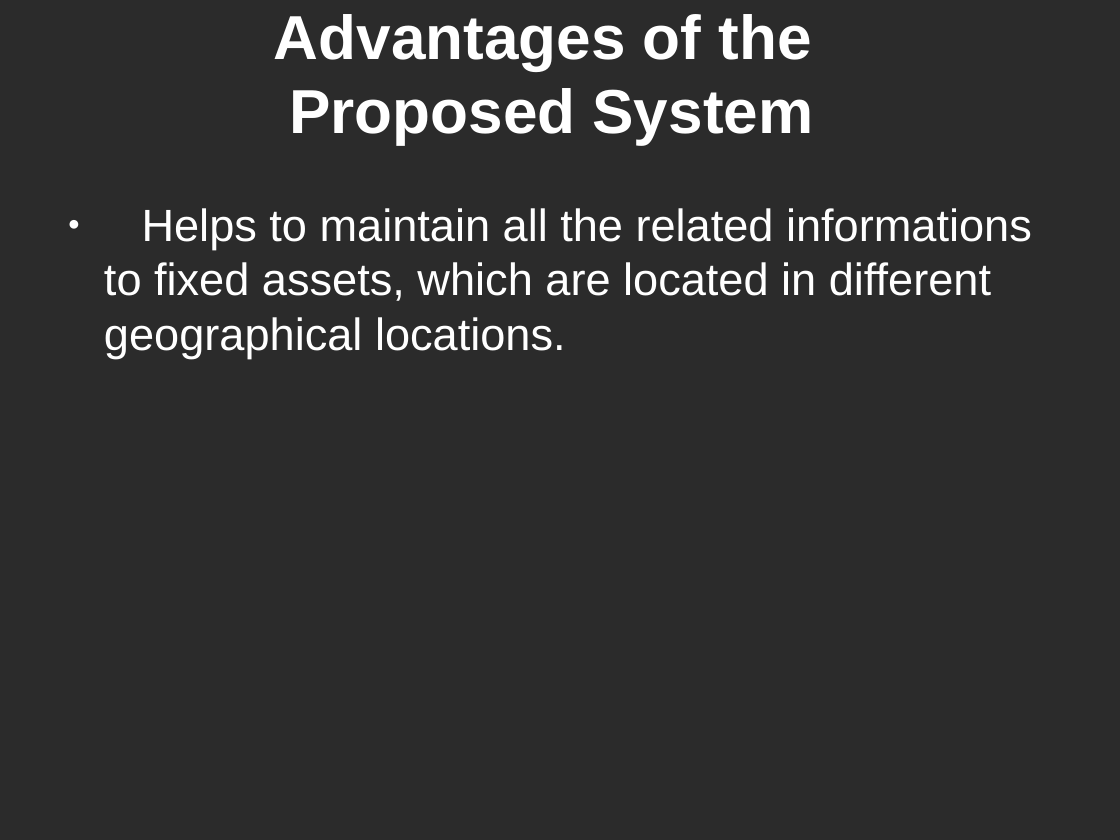
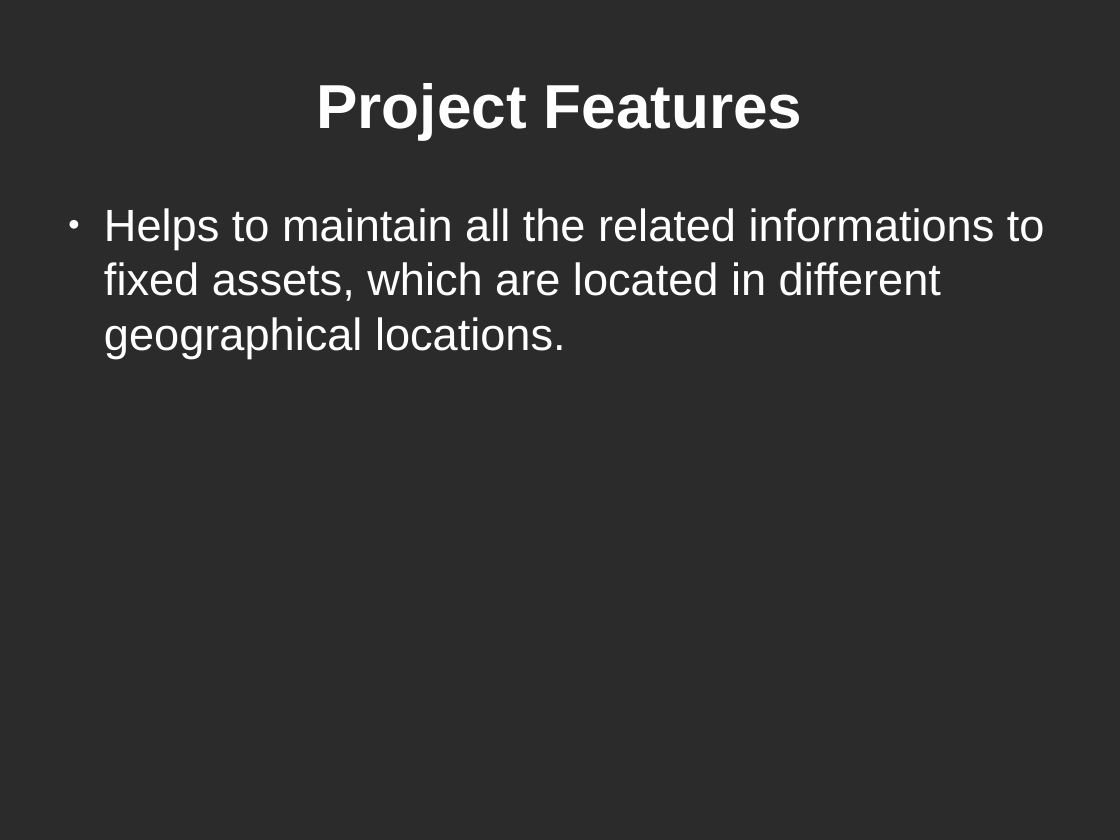
Before and after one commit to kind-technologies/FAMS, a slide deck: slide 9 of docs/presentation.odp (slide 5 before the commit). Drawn at 1120x840 pixels with LibreOffice and Linux fonts; fonts in the diff are those of the drawing; background and template pictures are left out; a plain dark background stands for a picture behind light text. Boxes give left, top, right and bottom in pixels: in the first picture for what was removed or moved away, otherwise in the second. Text is boxed around its words. In the diff, an @@ line names an element or a change of style, - is before the commit and + after.

```diff
--- a/docs/presentation.odp
+++ b/docs/presentation.odp
@@ title removed at bbox=[274, 14, 814, 145] @@
-Advantages of the
-Proposed System
@@ title added at bbox=[316, 83, 803, 139], 44 pt, text #FFFFFF, bold @@
+Project Features
@@ text "Helps to maintain all the ..." rewrapped from bbox=[104, 208, 1032, 358] to bbox=[104, 208, 1045, 358] @@
```
Also in this commit, not shown: 10 other slides changed, 1 slide added, 1 slide removed.
